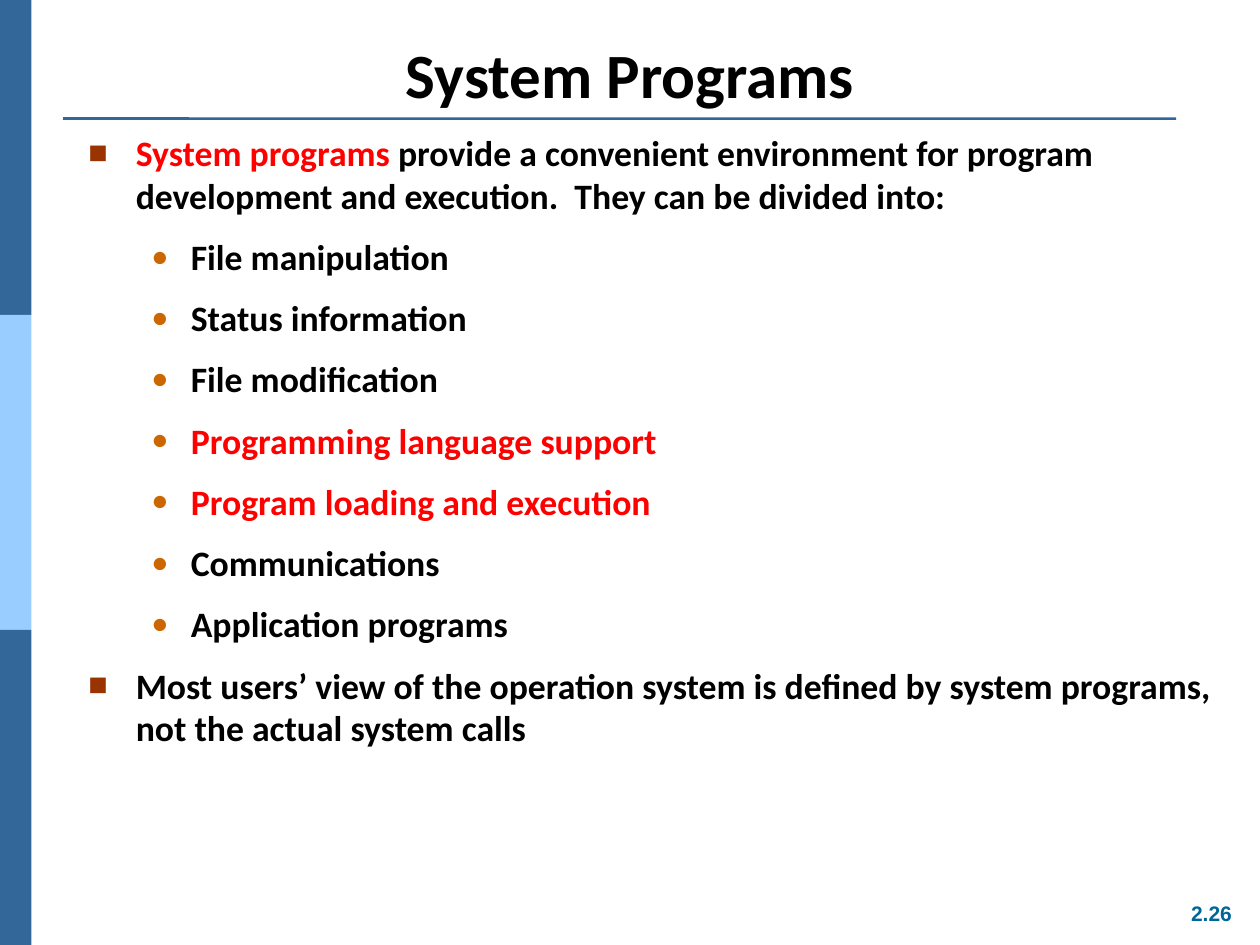
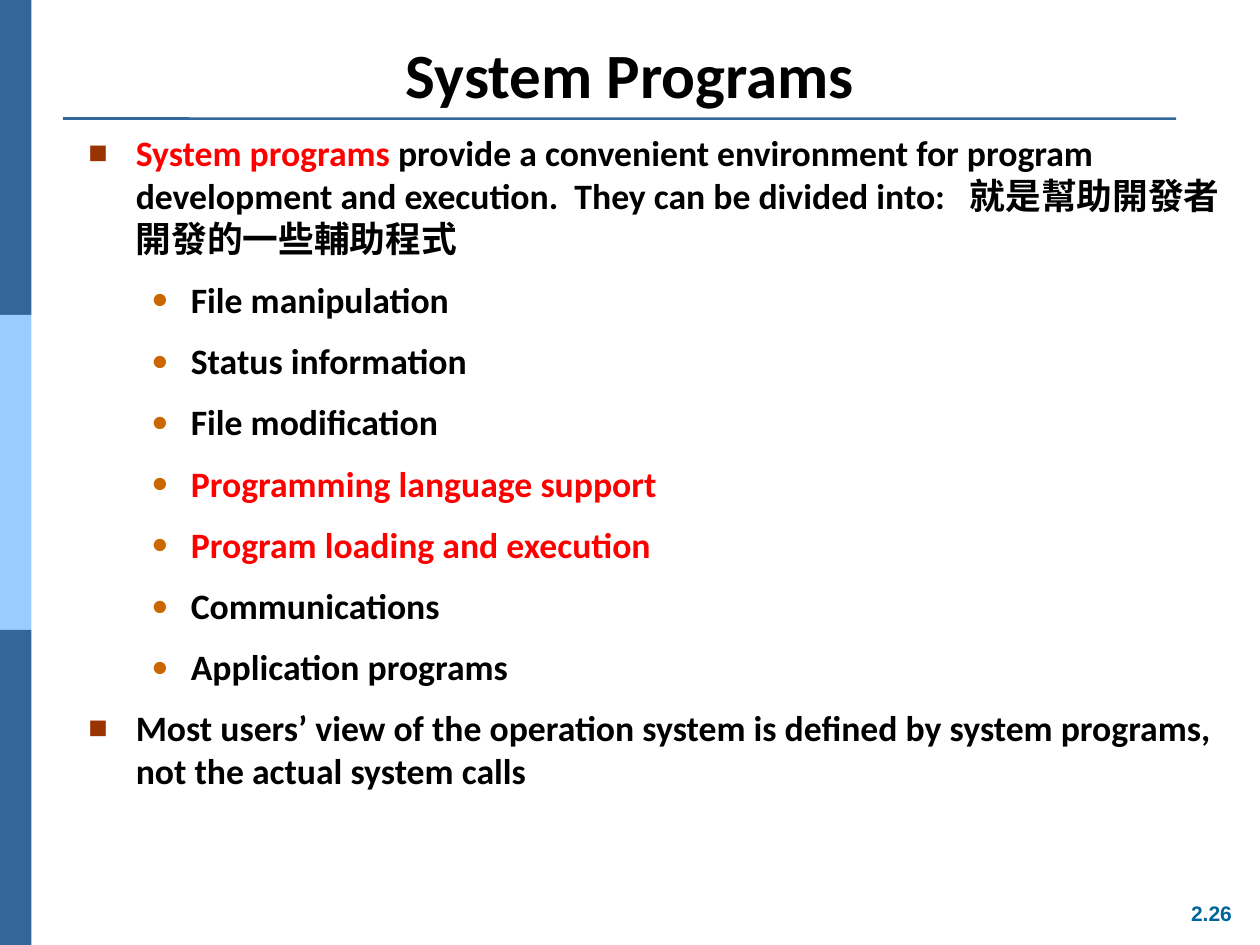
Before and after one commit to Yang09701194/OS_Learning, a slide deck: slide 26 of ch02.ppt. Drawn at 1260x945 pixels with LibreOffice and Linux fonts; fonts in the diff are those of the drawing. Boxes give left, top, right and bottom in pixels: in the first picture for what was removed or moved away, otherwise in the second. Text is boxed around its words. In the diff, an @@ line names an element or a change of style, - is before the commit and + after.

```diff
--- a/ch02.ppt
+++ b/ch02.ppt
@@ text at [136,141,1220,256]: text changed @@
-■ System programs provide a convenient environment for program development and execution. They can be divided into:
+■ System programs provide a convenient environment for program development and execution. They can be divided into: 就是幫助開發者開發的一些輔助程式
```
Also in this commit, not shown: 12 other slides changed, 2 slides added.
